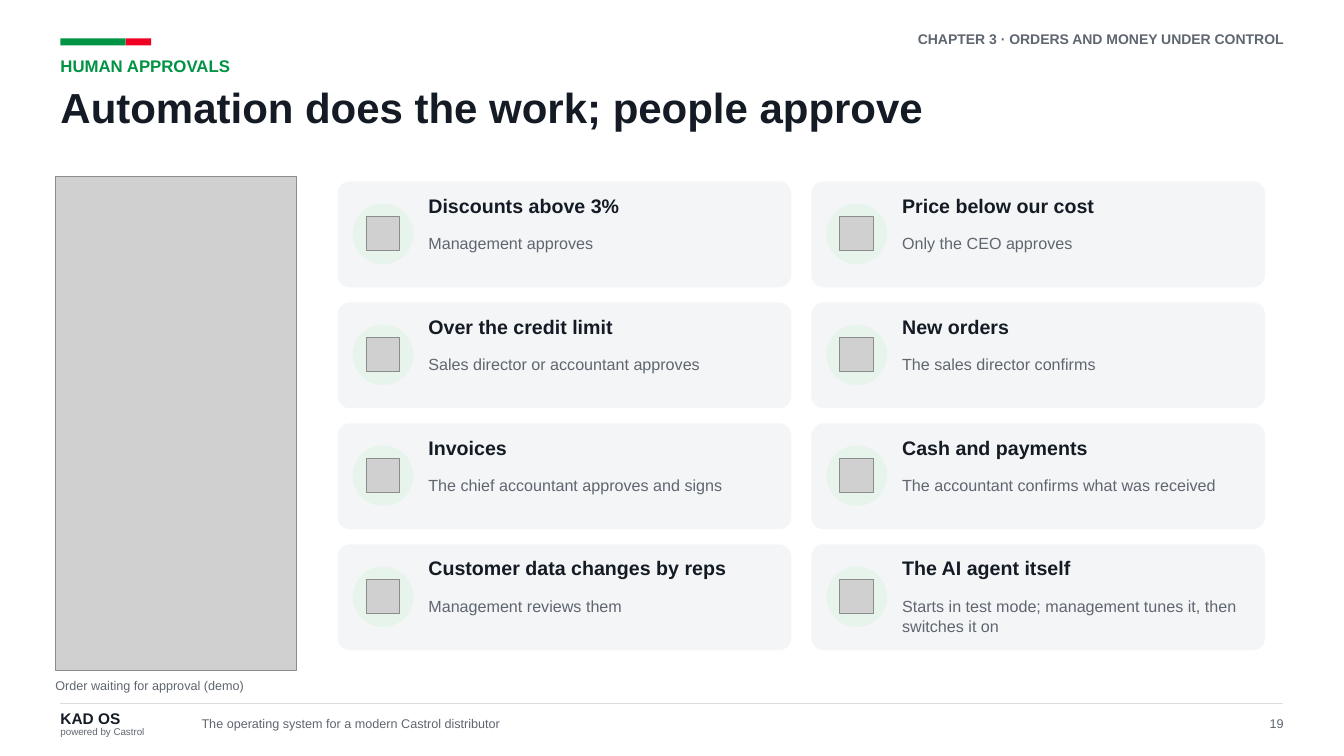
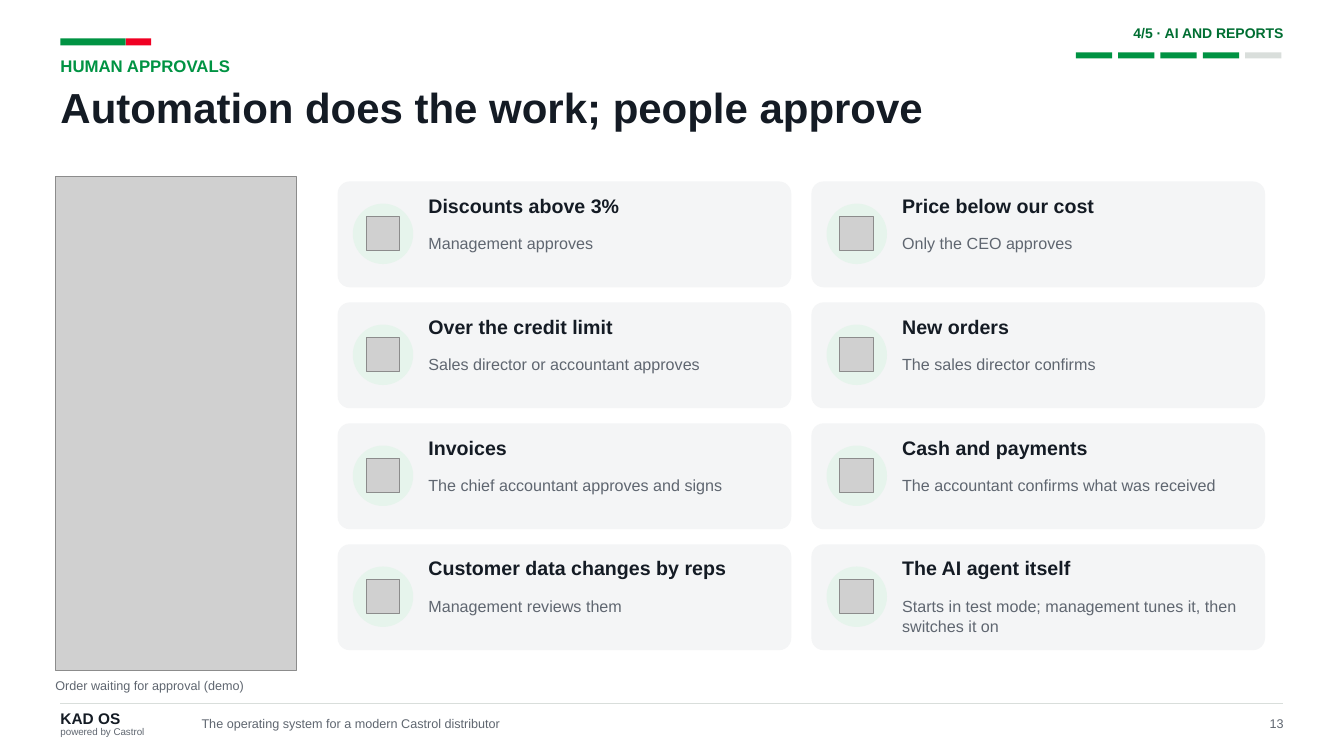
Before and after one commit to kdavtian/SalesManagerVisits, a slide deck: slide 13 of docs/castrol-global/KAD_OS_Castrol_Teams.pptx (slide 19 before the commit). Drawn at 1344x756 pixels with LibreOffice and Linux fonts; fonts in the diff are those of the drawing; grey boxes stand for pictures. Boxes give left, top, right and bottom in pixels: in the first picture for what was removed or moved away, otherwise in the second. Text is boxed around its words. In the diff, an @@ line names an element or a change of style, - is before the commit and + after.

```diff
--- a/docs/castrol-global/KAD_OS_Castrol_Teams.pptx
+++ b/docs/castrol-global/KAD_OS_Castrol_Teams.pptx
@@ text at box(1133, 28, 1283, 39): text changed; text colour #5F6670 to #006E32 @@
-CHAPTER 3 · ORDERS AND MONEY UNDER CONTROL
+4/5 · AI AND REPORTS
@@ rectangle added at box(1076, 52, 1112, 58), fill #009343 @@
@@ rectangle added at box(1118, 52, 1154, 58), fill #009343 @@
@@ rectangle added at box(1160, 52, 1197, 58), fill #009343 @@
@@ rectangle added at box(1203, 52, 1239, 58), fill #009343 @@
@@ rectangle added at box(1245, 52, 1281, 58), fill #D9DEDB @@
@@ text at box(1270, 719, 1284, 728): text changed @@
-19
+13
```
Also in this commit, not shown: 22 other slides changed, 1 slide added, 19 slides removed, 6 other files.
